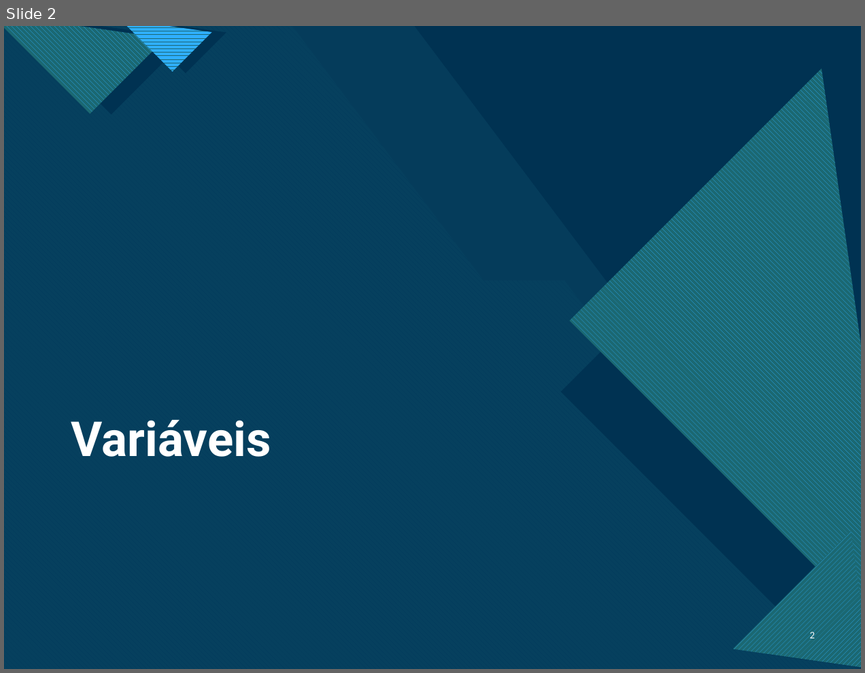
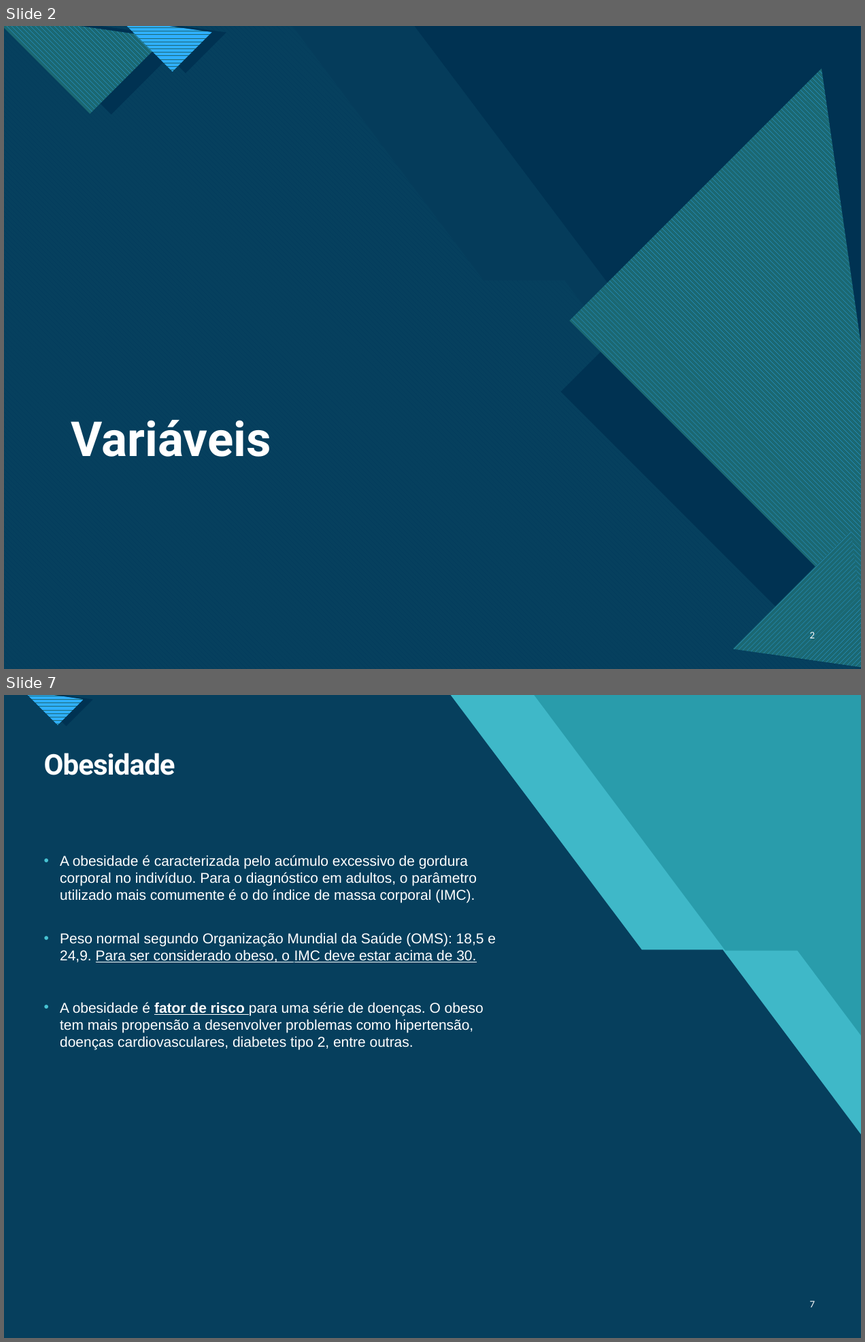
Before and after one commit to adrialmaia/AnaliseExploratoriaDados, a slide deck: ApresentaçãoAED_ AC5e6.pptx. Shown one above the other, each under a label of ours: slide 2 before the commit, slides 2 and 7 after it; the slides between them are not shown. The pictures are 865x673 and 865x1342 pixels, drawn with LibreOffice and Linux fonts; fonts in the diff are those of the drawing. Boxes give left, top, right and bottom in pixels: in the first picture for what was removed or moved away, otherwise in the second. Text is boxed around its words. In the diff, an @@ line names an element or a change of style, - is before the commit and + after.

```diff
--- a/ApresentaçãoAED_ AC5e6.pptx
+++ b/ApresentaçãoAED_ AC5e6.pptx
@@ slide 7 added at box(4, 695, 861, 1338), background #47C3D3; not listed: 11 template elements that a slide beside it also shows @@
@@ rectangle added at box(4, 695, 861, 1338), fill #299CAB @@
@@ rectangle added at box(4, 695, 861, 1338), fill #299CAB @@
@@ freeform shape added at box(4, 695, 861, 1338), fill #47C3D3 at 74% opacity @@
@@ title added at box(44, 753, 175, 775), 24 pt, text #FFFFFF, bold @@
+Obesidade
@@ text added at box(60, 855, 496, 1050), 12 pt, text #FFFFFF @@
+• A obesidade é caracterizada pelo acúmulo excessivo de gordura corporal no indivíduo. Para o diagnóstico em adultos, o parâmetro utilizado mais comumente é o do índice de massa corporal (IMC).
+• Peso normal segundo Organização Mundial da Saúde (OMS): 18,5 e 24,9. Para ser considerado obeso, o IMC deve estar acima de 30.
+• A obesidade é fator de risco para uma série de doenças. O obeso tem mais propensão a desenvolver problemas como hipertensão, doenças cardiovasculares, diabetes tipo 2, entre outras.
@@ page number added at box(810, 1300, 815, 1307), 7.5 pt, text #FFFFFF @@
+7
```
Also in this commit, not shown: 3 slides changed, 13 other slides added, 13 slides removed, 1 other file.
